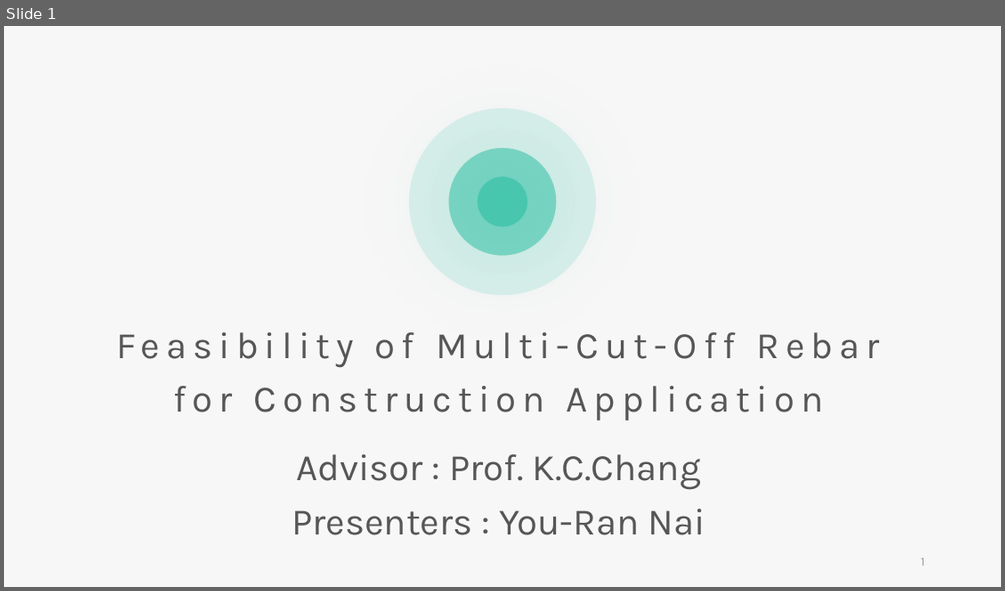
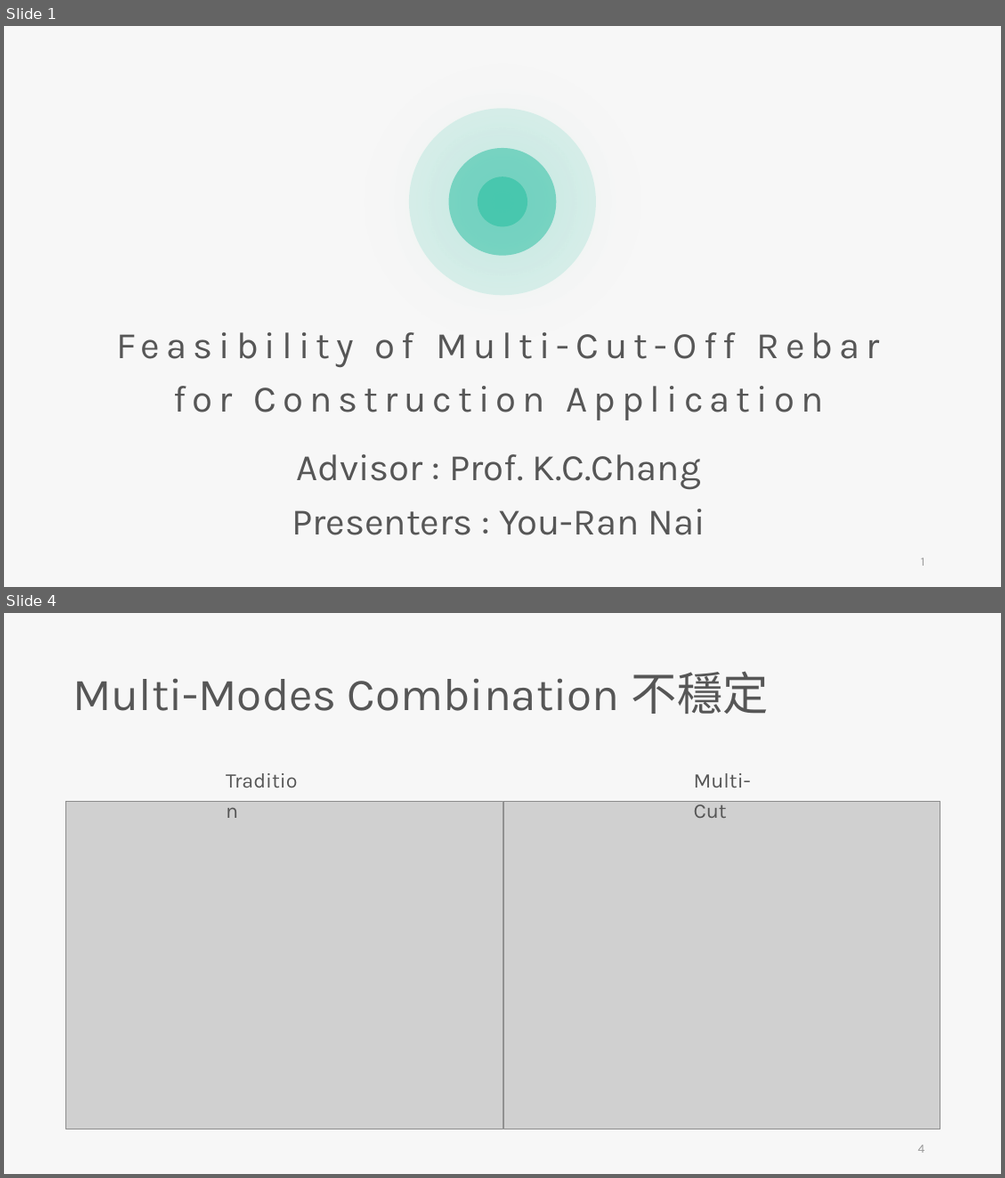
Before and after one commit to skyran1278/thesis, a slide deck: Meeting/20190531 Meeting/20190531 Meeting.pptx. Shown one above the other, each under a label of ours: slide 1 before the commit, slides 1 and 4 after it; the slides between them are not shown. The pictures are 1005x591 and 1005x1178 pixels, drawn with LibreOffice and Linux fonts; fonts in the diff are those of the drawing; grey boxes stand for pictures. Boxes give left, top, right and bottom in pixels: in the first picture for what was removed or moved away, otherwise in the second. Text is boxed around its words. In the diff, an @@ line names an element or a change of style, - is before the commit and + after.

```diff
--- a/Meeting/20190531 Meeting/20190531 Meeting.pptx
+++ b/Meeting/20190531 Meeting/20190531 Meeting.pptx
@@ slide 4 added at bbox=[4, 613, 1001, 1174], background #F7F7F7 @@
@@ text added at bbox=[73, 671, 769, 714], 44 pt, text #565656 @@
+Multi-Modes Combination 不穩定
@@ text added at bbox=[226, 759, 309, 794], 20 pt, text #565656 @@
+Tradition
@@ text added at bbox=[694, 773, 751, 818], 20 pt, text #565656 @@
+Multi-Cut
@@ picture added at bbox=[65, 801, 502, 1128] @@
@@ picture added at bbox=[503, 801, 940, 1128] @@
@@ page number added at bbox=[918, 1144, 925, 1152], 12 pt, text #9A9A9A @@
+4
```
Also in this commit, not shown: 4 slides changed, 5 other slides added, 5 other files.
